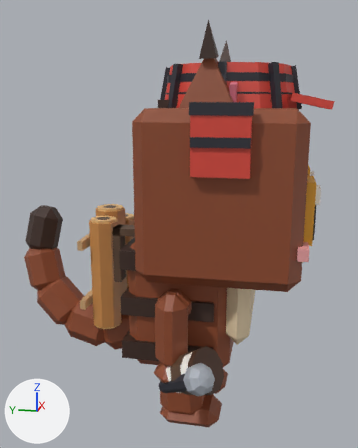
Two versions of the FBX model assets/cat-cafe/exports/CatCafe_Cat_ForestCat_Work.fbx, one commit apart.
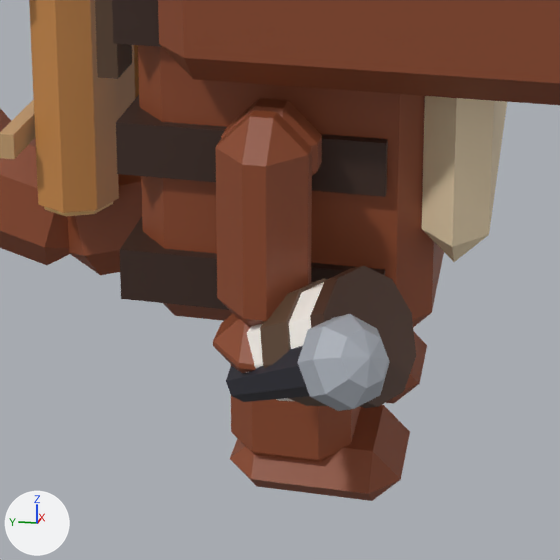
Each version appears first whole from a camera (50 mm lens) standing at (-0.03072, -0.00617, 0.02038) and looking at (0.00107, 0.00019, 0.01244), and next in a close-up on the part from 23% to 76% of the width and 57% to 100% of the height. Arrows for +X, +Y and +Z are at lower left; the lights stay in place. The last two pictures show the newer version. Where no turn or scale is listed for an object, it has been applied to the vertices.

Names of what the first close-up shows: 'CatCafe_Cat_ForestCat_Work_Body', 'CatCafe_Cat_ForestCat_Work_Head', 'CatCafe_Cat_ForestCat_Work_Held_Barista', 'CatCafe_Cat_ForestCat_Work_Held_Entertainer', 'CatCafe_Cat_ForestCat_Work_LegB1', 'CatCafe_Cat_ForestCat_Work_LegB2', 'CatCafe_Cat_ForestCat_Work_LegF2', 'CatCafe_Cat_ForestCat_Work_Prop2', 'CatCafe_Cat_ForestCat_Work_Tail'.
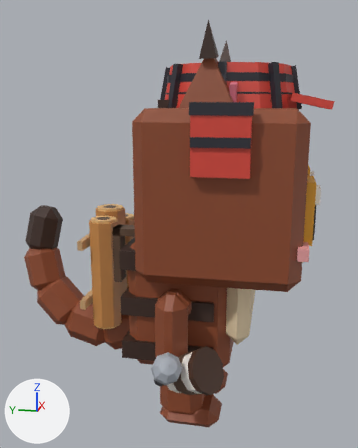
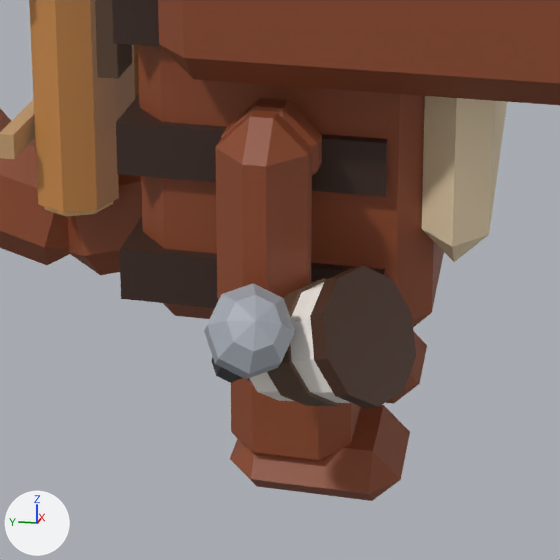
Location of each change, [x1, y1, x2, y2] in pixels of the close-ups (560 x 560 px; the box of a moved part takes in the faces that stretch with it):
'CatCafe_Cat_ForestCat_Work_Held_Entertainer', reshaped (44% narrower): before [226, 314, 390, 411]; after [204, 283, 295, 383]
part 1 of me_catcafe_cat_forestcat_work_held_entertainer, moved or reshaped: before [298, 314, 390, 411]; after [204, 283, 295, 379]
part 2 of me_catcafe_cat_forestcat_work_held_entertainer, added: after [212, 357, 242, 383]
part 3 of me_catcafe_cat_forestcat_work_held_entertainer, deleted: before [226, 346, 310, 402]

Patch to the scene script:
```diff
--- a/assets/cat-cafe/exports/CatCafe_Cat_ForestCat_Work.fbx.py
+++ b/assets/cat-cafe/exports/CatCafe_Cat_ForestCat_Work.fbx.py
@@ me_catcafe_cat_forestcat_work_held_entertainer @@
 # used by ob_catcafe_cat_forestcat_work_held_entertainer; location = (-0.00541, -0.0008, 0.00524)
 # verts and faces of me_catcafe_cat_forestcat_work_held_entertainer; kept vertices keep their numbers, new ones are numbered from 50
 # before: 2 (-0.00017, 0.00077, -0.00057) at pixel (230, 366), 3 (-0.00213, -0.00131, 0.00132), 4 (0.00006, 0.00057, -0.00055), 5 (-0.00183, -0.00156, 0.00134), 6 (0.00016, 0.00033, -0.00073)
 # before: 7 (-0.00171, -0.00186, 0.00112), 8 (0.00006, 0.0002, -0.00099), 9 (-0.00183, -0.00203, 0.00078), 10 (-0.00017, 0.00025, -0.00118), 11 (-0.00213, -0.00197, 0.00053)
 # before: 12 (-0.0004, 0.00045, -0.00119) at pixel (243, 402), 13 (-0.00243, -0.00171, 0.00051), 14 (-0.00049, 0.00069, -0.00102) at pixel (231, 395), 15 (-0.00255, -0.00141, 0.00074), 16 (-0.0004, 0.00082, -0.00076) at pixel (225, 380)
 # before: 17 (-0.00243, -0.00124, 0.00107)
-me_catcafe_cat_forestcat_work_held_entertainer.from_pydata(...)  # 50 vertices, 50 faces; spans x -0.00314..0.00016, y -0.00267..0.00082, z -0.00119..0.0019
+me_catcafe_cat_forestcat_work_held_entertainer.from_pydata(...)  # 50 vertices, 50 faces; spans x -0.00281..0.00032, y -0.00089..0.00119, z -0.00092..0.00217
+# me_catcafe_cat_forestcat_work_held_entertainer part 1: the loose piece of 34 vertices spanning x -0.00314..-0.00151, y -0.00267..-0.00103, z 0.00031..0.0019 is multiplied about its middle by the matrix ((0.626, 0.739, 0.247), (-0.615, 0.663, -0.427), (-0.48, 0.115, 0.87)), then moved by (0.00033, 0.00181, 0.00023)
+# me_catcafe_cat_forestcat_work_held_entertainer part 2: a new loose piece of 16 vertices spanning x -0.0021..0.00032, y -0.00043..0.00119, z -0.00092..0.00149, in mat_catcafe_palette
+# me_catcafe_cat_forestcat_work_held_entertainer part 3
+delete_vertices([*range(2, 18)])  # with the faces that use them
 me_catcafe_cat_forestcat_work_held_entertainer.materials.append(mat_catcafe_palette)
```
